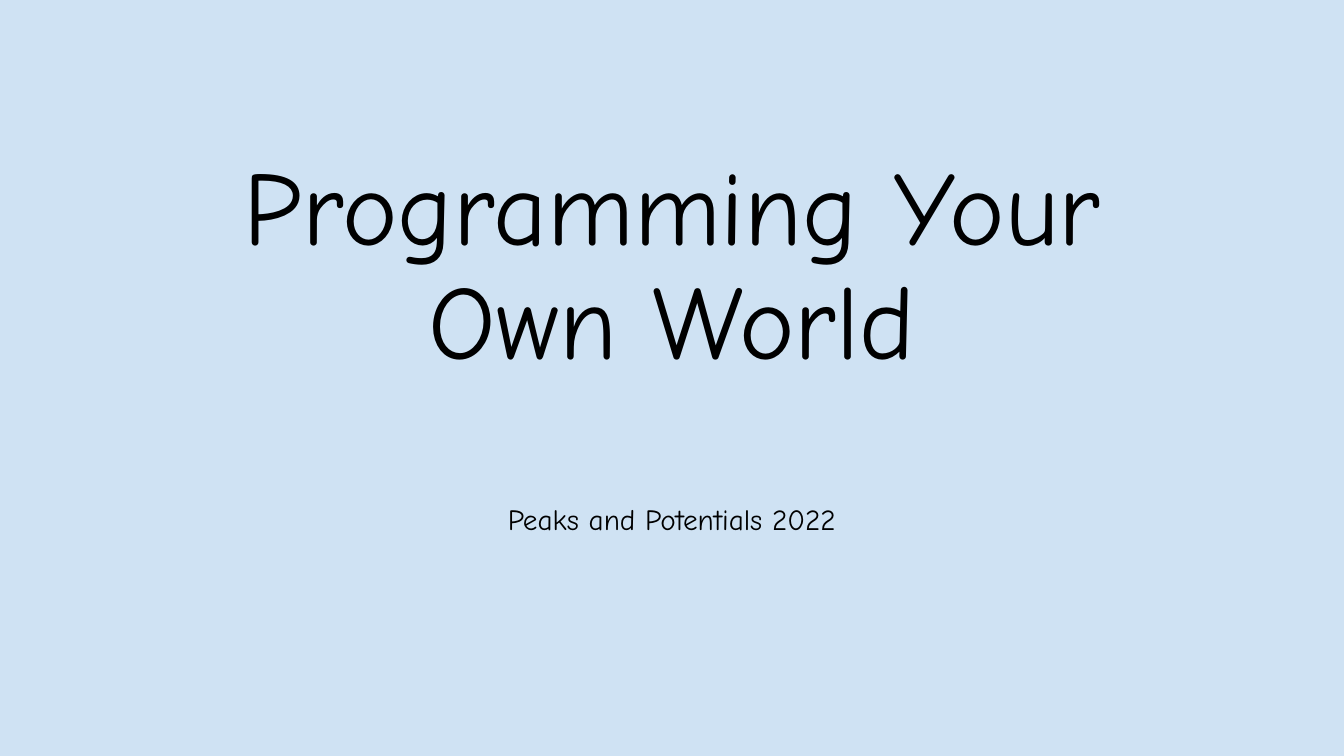
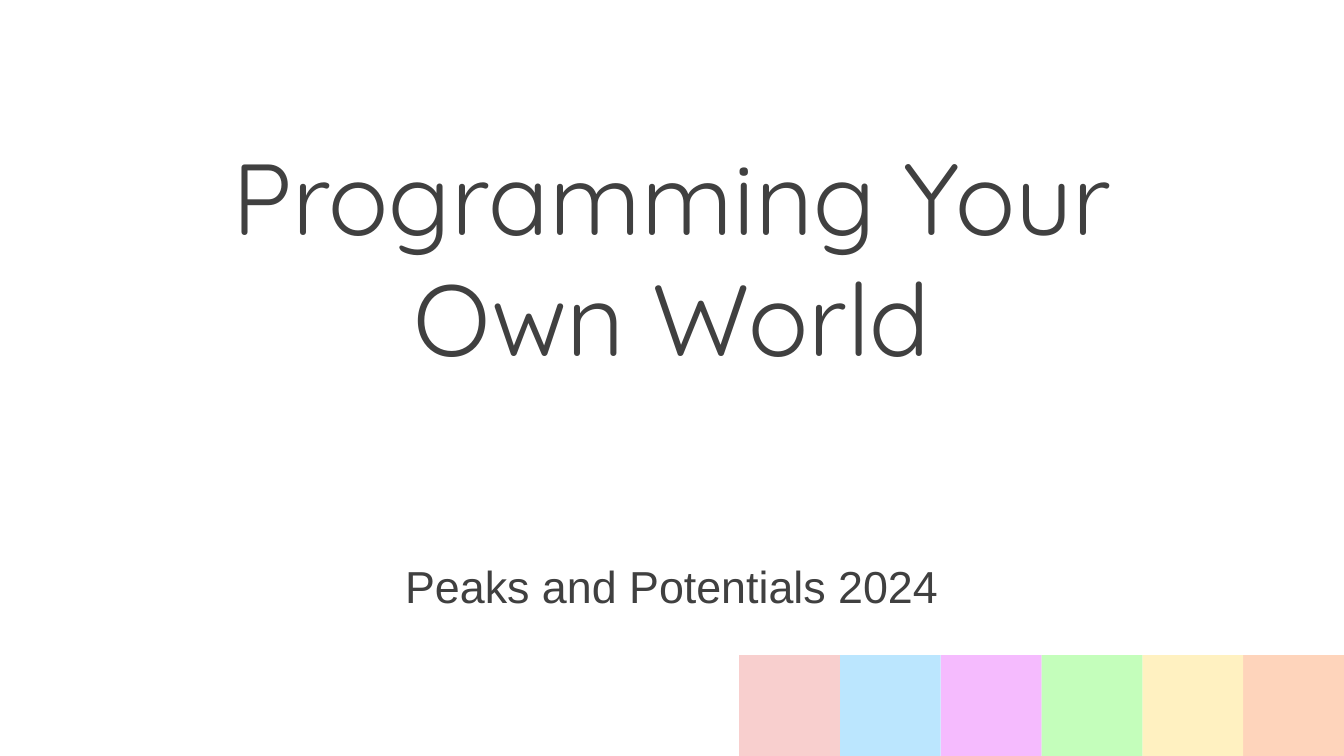
Before and after one commit to BMW-lab-MSU/game-controller-summer-camp, a slide deck: slide 1 of slides/programming-your-own-world-slides.odp. Drawn at 1344x756 pixels with LibreOffice and Linux fonts; fonts in the diff are those of the drawing. Boxes give left, top, right and bottom in pixels: in the first picture for what was removed or moved away, otherwise in the second. Text is boxed around its words. In the diff, an @@ line names an element or a change of style, - is before the commit and + after.

```diff
--- a/slides/programming-your-own-world-slides.odp
+++ b/slides/programming-your-own-world-slides.odp
@@ background #CFE2F3 to #FFFFFF @@
@@ title "Programming Your Own World" at (232,164,1111,357): size 75 to 72 pt, font Comic Neue to Quicksand, text colour #000000 to #404040; line spacing 0.9 to 1; vertical alignment bottom to middle @@
@@ subtitle "Peaks and Potentials 2024" at (405,570,938,604): vertical alignment top to middle @@
@@ subtitle at (405,570,938,604): text changed; size 20.9 to 32 pt; font Comic Neue to Arial; text colour #000000 to #404040 @@
-Peaks and Potentials 2022
+Peaks and Potentials 2024
@@ rectangle added at (739,655,840,756), fill #F8CFCE @@
@@ rectangle added at (840,655,941,756), fill #BBE6FE @@
@@ rectangle added at (941,655,1042,756), fill #F5BBFE @@
@@ rectangle added at (1042,655,1142,756), fill #C4FEBB @@
@@ rectangle added at (1142,655,1243,756), fill #FFF1C1 @@
@@ rectangle added at (1243,655,1344,756), fill #FED4BB @@
```
Also in this commit, not shown: 12 other slides changed, 6 slides added, 1 slide removed.
